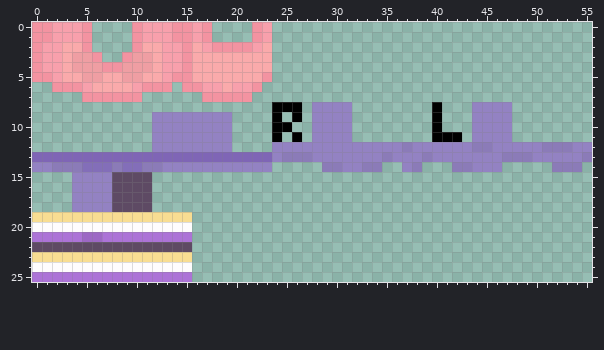
Two states of a pixel-art sprite, textures/clothes.png. Above: the version before the commit.
The file is 56x26 pixels.
Now the later version:
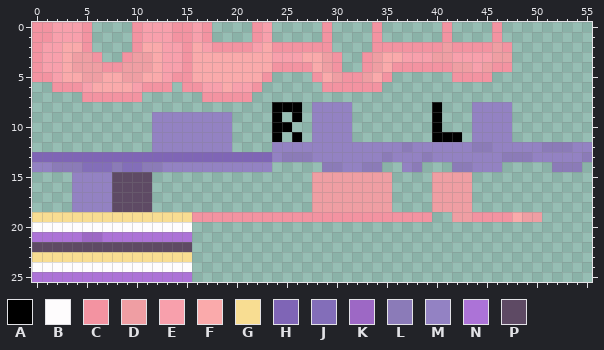
Palette (. is transparent): A #000000  B #fefcfd  C #f393a1  D #ef9ea3  E #f8a0ac  F #faaaab  G #f8dd92  H #7f65b6  J #836eb9  K #9d68c5  L #8b7bb8  M #9382c3  N #ac73d7  P #5e4a64
Changes in this commit:
Colour C now appears in rows 0 to 1 at x 29, 34, 41 and 46; in row 2 at x 24 to 29, 34 to 40, 42 to 45 and 47; in row 3 at x 30 and 33; in row 4 at x 24 to 27, 30, 33, 36 to 41 and 46 to 47; in row 5 at x 28, 31 to 32, 35 and 42 to 45; in row 6 at x 29 to 34.
Colour C now appears in row 19 at x 16 to 39 and 44 to 47.
Colour D now appears in row 2 at x 41 and 46; in row 3 at x 29, 34, 40 to 41 and 46 to 47; in row 4 at x 29, 34, 42 to 43 and 45; in row 5 at x 30 and 33; in rows 15 to 18 at x 28 to 35 and 40 to 43; in row 19 at x 42 to 43 and 49 to 50.
Colour E now appears in row 3 at x 24 to 26, 37 to 39 and 42 to 45; in row 4 at x 44.
Colour F now appears in row 3 at x 27 to 28 and 35 to 36; in row 4 at x 28 and 35; in row 5 at x 29 and 34; in row 19 at x 48.
